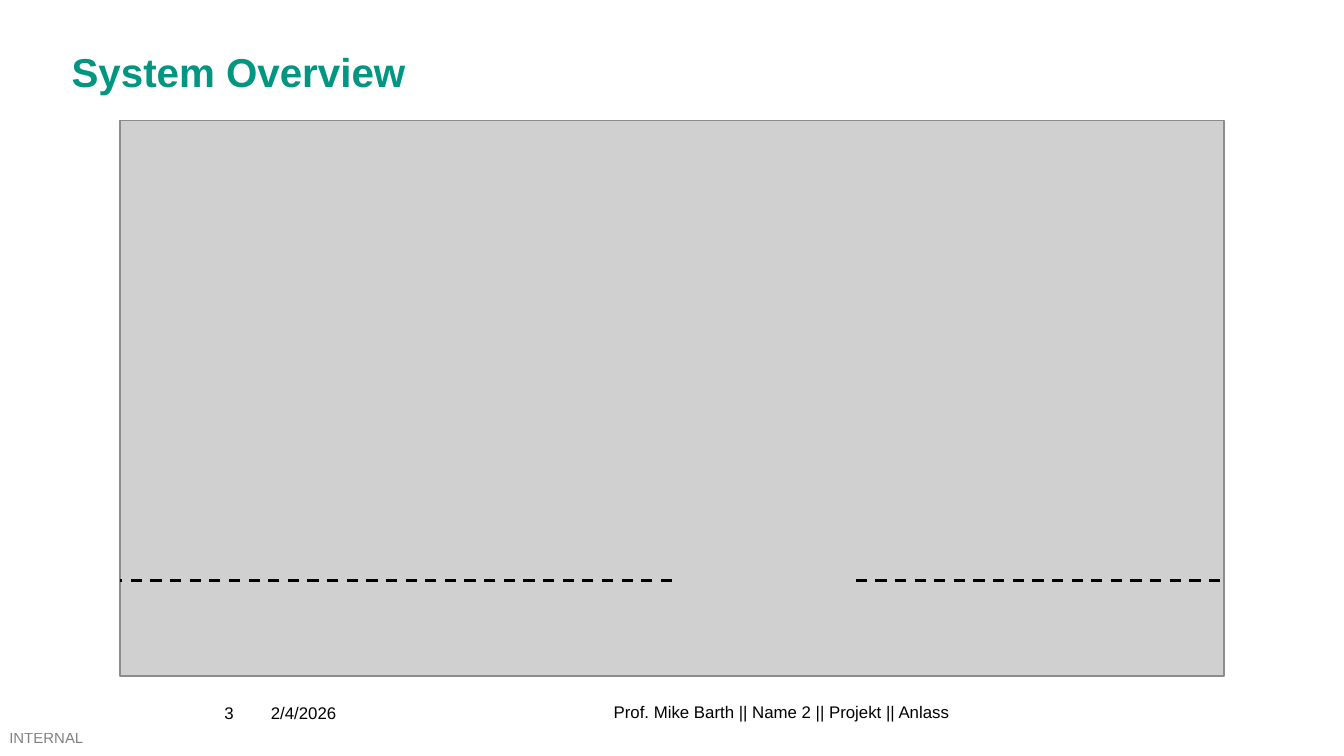
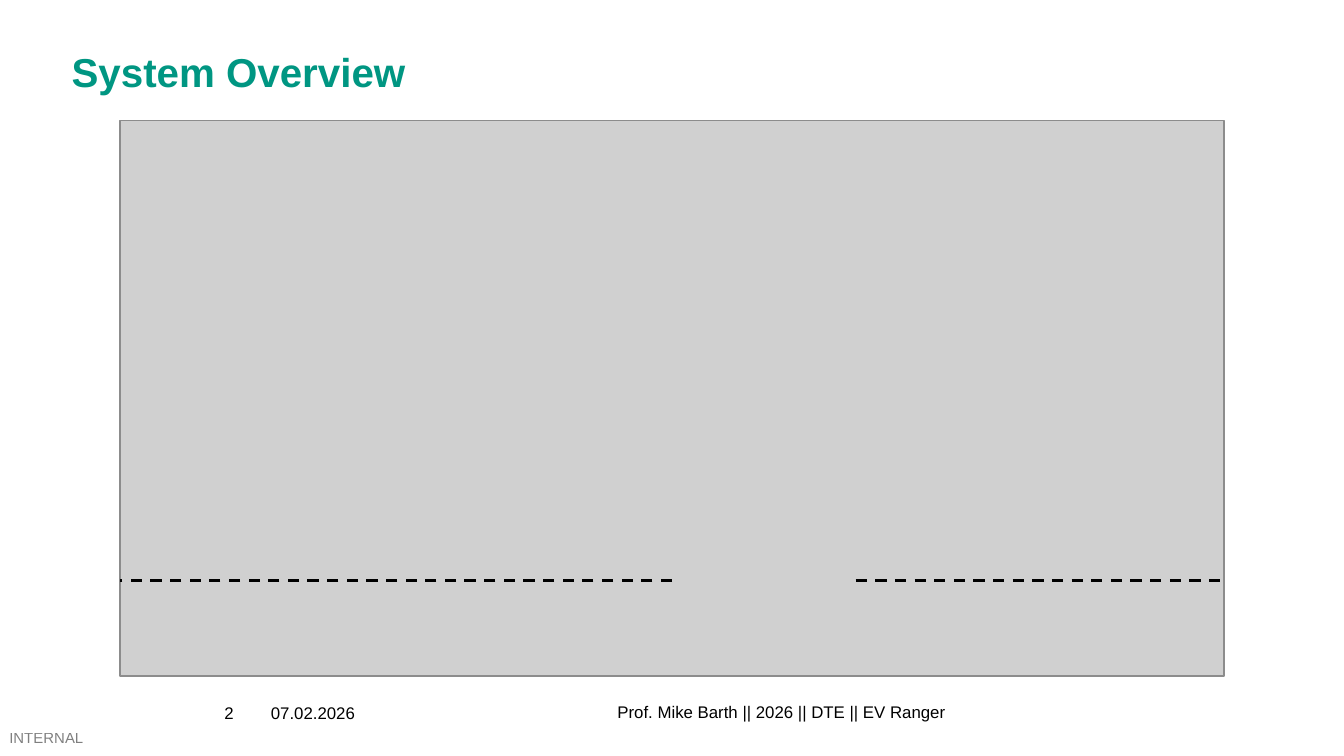
Before and after one commit to Coraku/Digital-Twin, a slide deck: slide 2 of Slides.pptx (slide 3 before the commit). Drawn at 1344x756 pixels with LibreOffice and Linux fonts; fonts in the diff are those of the drawing; grey boxes stand for pictures; background and template pictures are left out. Boxes give left, top, right and bottom in pixels: in the first picture for what was removed or moved away, otherwise in the second. Text is boxed around its words. In the diff, an @@ line names an element or a change of style, - is before the commit and + after.

```diff
--- a/Slides.pptx
+++ b/Slides.pptx
@@ page number at box(224, 707, 233, 719): text changed @@
-3
+2
@@ text at box(271, 707, 355, 719): text changed @@
-2/4/2026
+07.02.2026
@@ text at box(617, 705, 945, 722): text changed @@
-Prof. Mike Barth || Name 2 || Projekt || Anlass
+Prof. Mike Barth || 2026 || DTE || EV Ranger
```
Also in this commit, not shown: 2 other slides changed, 4 slides removed.
